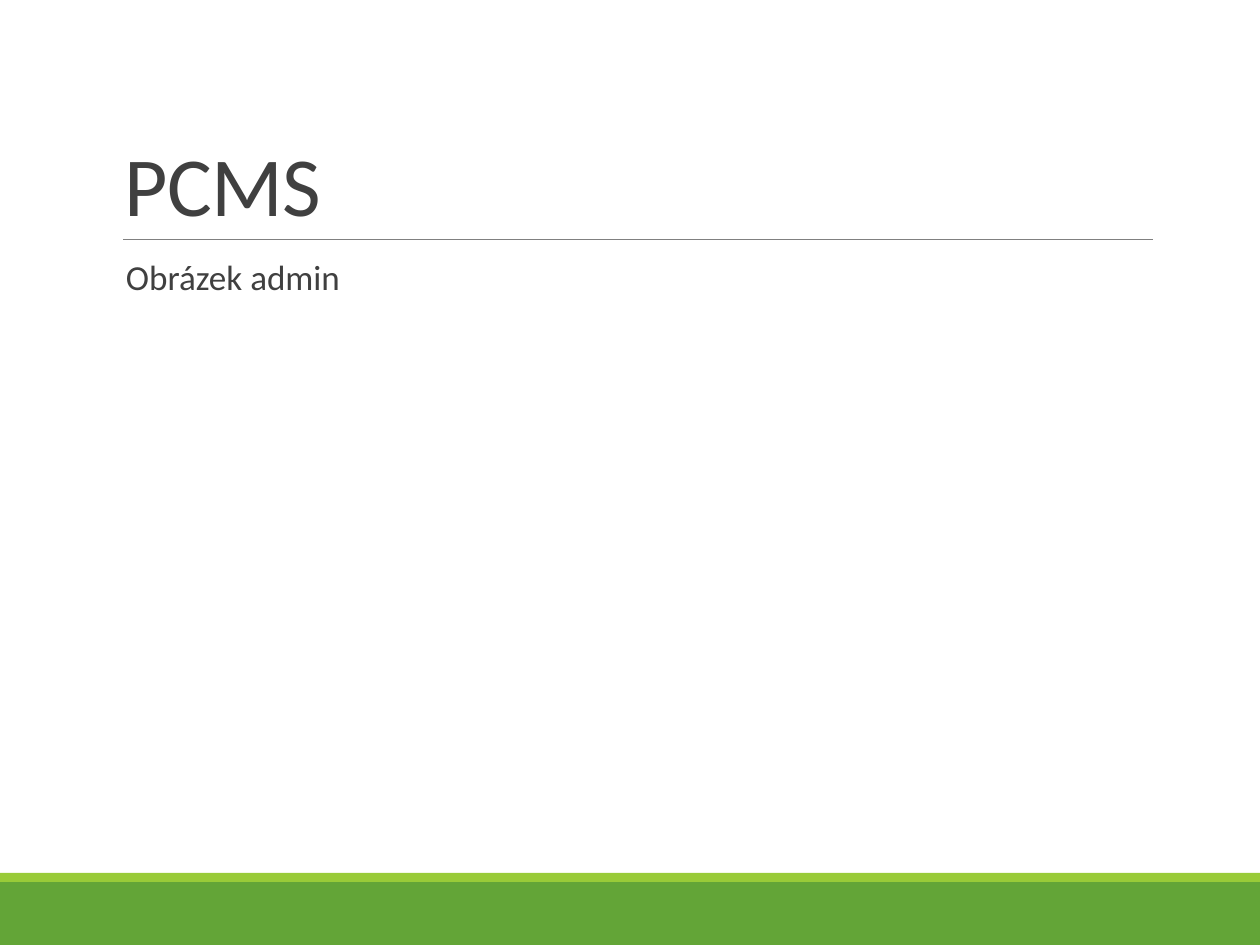
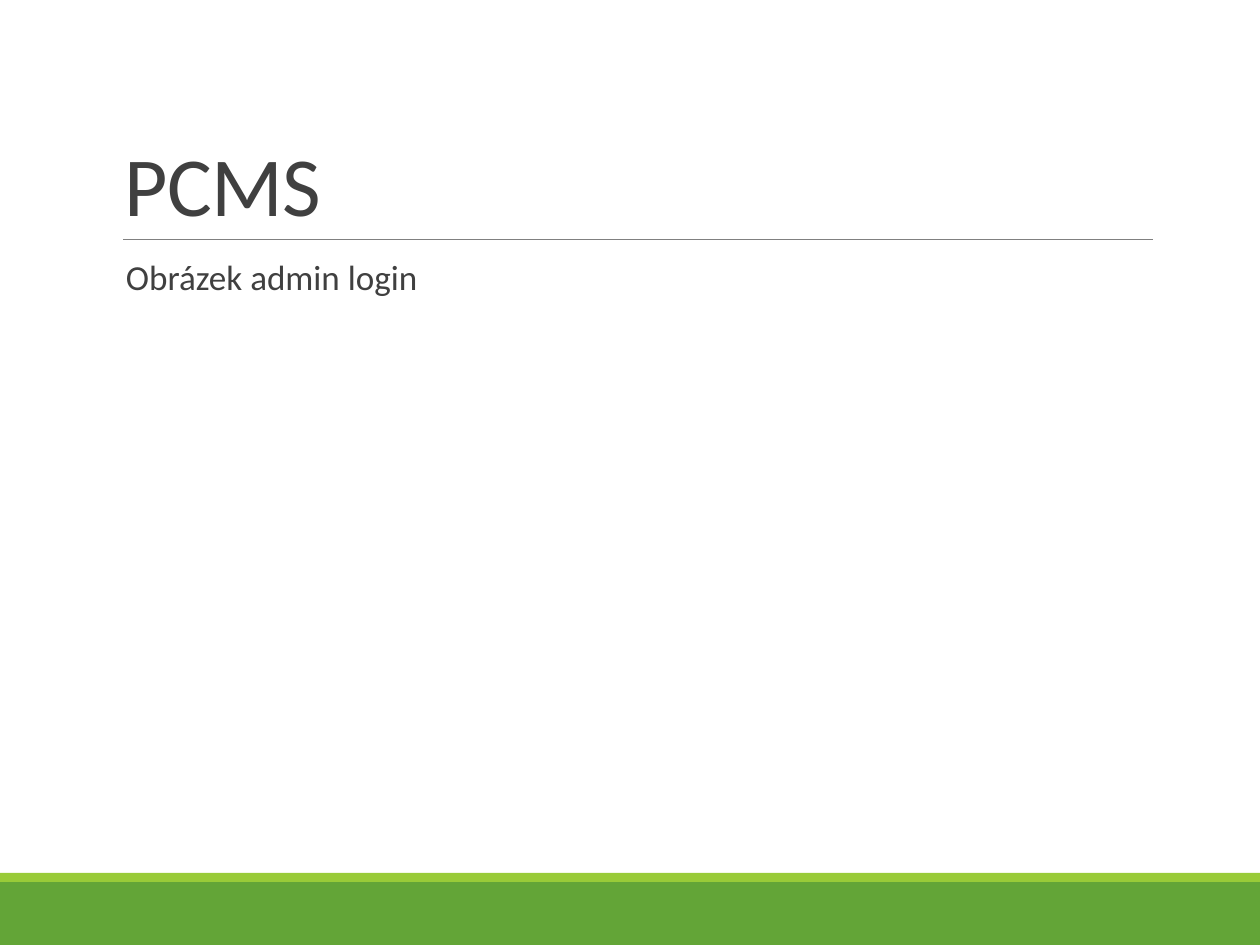
Before and after one commit to bastakka/graduation, a slide deck: slide 37 of Thesis/V4D Bašta Karel - 5 - VMware.pptx (slide 36 before the commit). Drawn at 1260x945 pixels with LibreOffice and Linux fonts; fonts in the diff are those of the drawing. Boxes give left, top, right and bottom in pixels: in the first picture for what was removed or moved away, otherwise in the second. Text is boxed around its words. In the diff, an @@ line names an element or a change of style, - is before the commit and + after.

Commit message:
Update presentation with newest PCMS solution

```diff
--- a/Thesis/V4D Bašta Karel - 5 - VMware.pptx
+++ b/Thesis/V4D Bašta Karel - 5 - VMware.pptx
@@ text at (126,265,417,296): text changed @@
-  Obrázek admin
+  Obrázek admin login
```
Also in this commit, not shown: 4 other slides changed.
